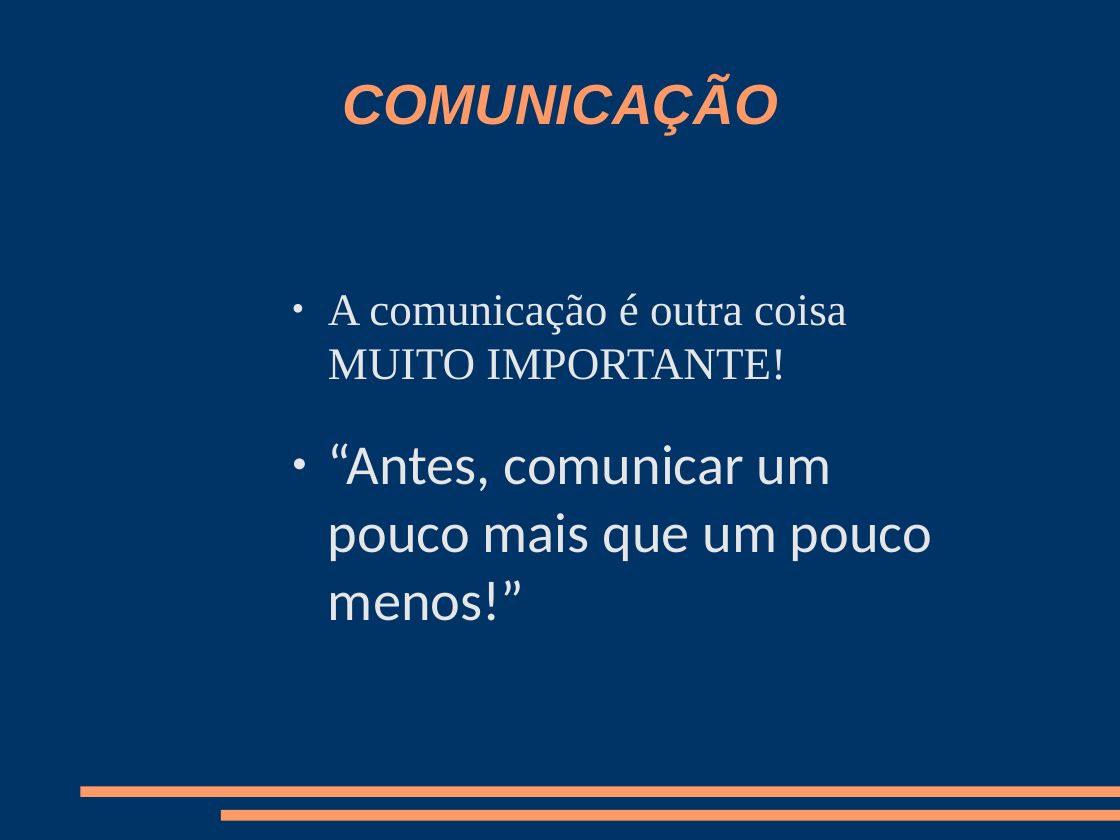
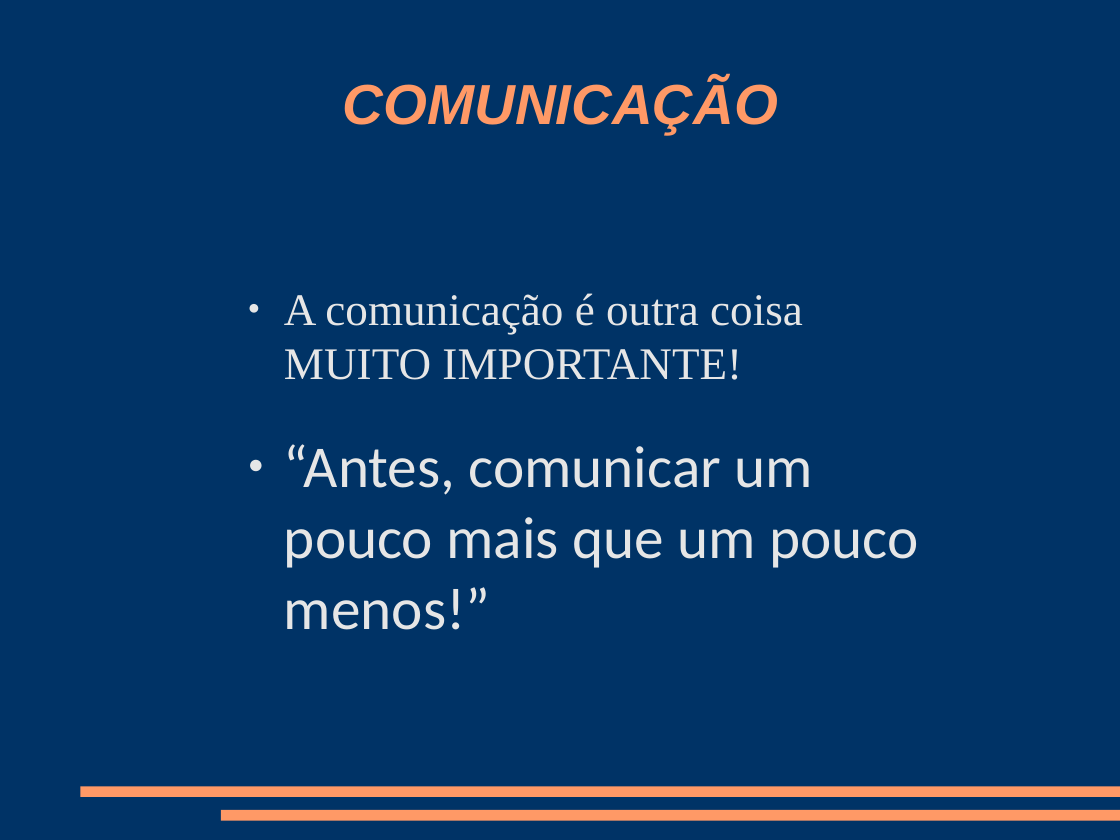
Before and after one commit to mptrv/docpcrista, a slide deck: slide 47 of docpcrista-orientacoes_da_dinamica.odp (slide 34 before the commit). Drawn at 1120x840 pixels with LibreOffice and Linux fonts; fonts in the diff are those of the drawing. Boxes give left, top, right and bottom in pixels: in the first picture for what was removed or moved away, otherwise in the second. Text is boxed around its words. In the diff, an @@ line names an element or a change of style, - is before the commit and + after.

```diff
--- a/docpcrista-orientacoes_da_dinamica.odp
+++ b/docpcrista-orientacoes_da_dinamica.odp
@@ text "A comunicação é outra coisa ...": place and size @@
-text "A comunicação é outra coisa ..." at box(328, 293, 932, 621)
+text "A comunicação é outra coisa ..." at box(284, 293, 918, 630)
@@ text at box(284, 444, 918, 630): size 40 to 42 pt in "“Antes, comunicar um pouco mais que um ..." @@
```
Also in this commit, not shown: 12 other slides changed, 16 slides added, 1 slide removed, 1 other file.
